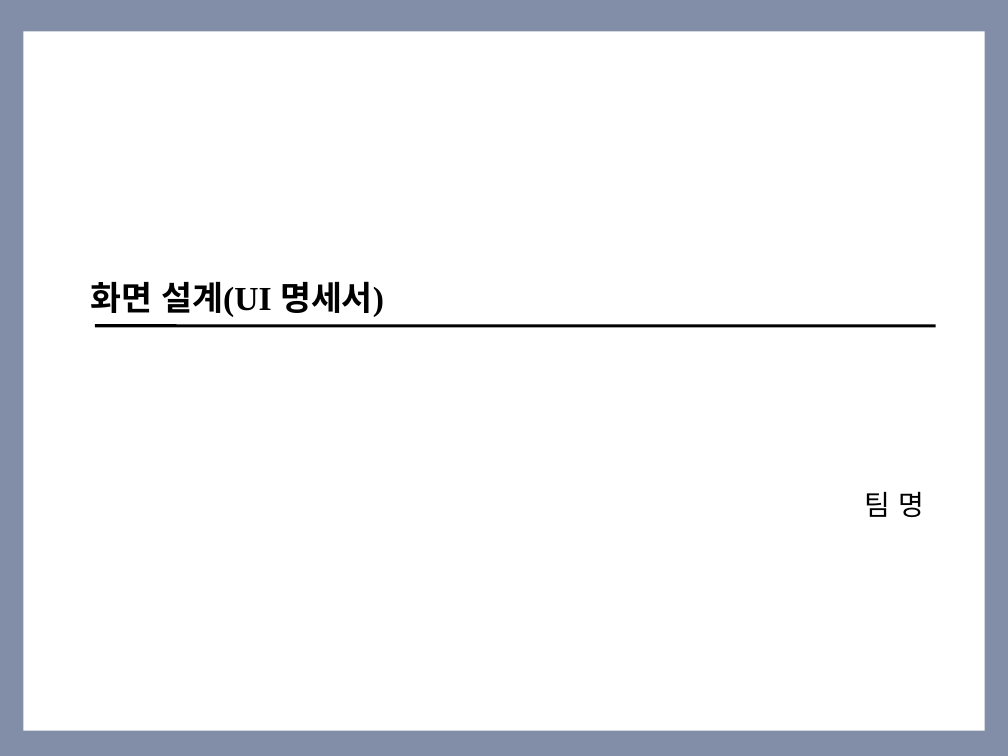
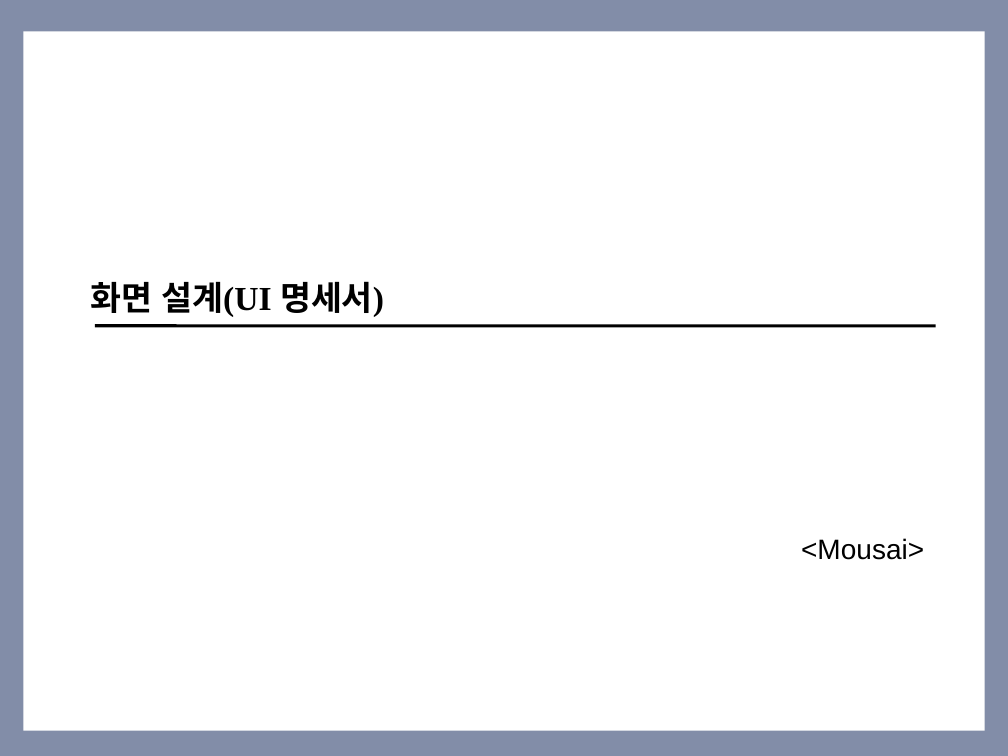
Before and after one commit to SE-admin/SE2017_2_mousai, a slide deck: slide 1 of doc/3_ 설계서/UI Design Template.pptx. Drawn at 1008x756 pixels with LibreOffice and Linux fonts; fonts in the diff are those of the drawing. Boxes give left, top, right and bottom in pixels: in the first picture for what was removed or moved away, otherwise in the second. Text is boxed around its words. In the diff, an @@ line names an element or a change of style, - is before the commit and + after.

```diff
--- a/doc/3_ 설계서/UI Design Template.pptx
+++ b/doc/3_ 설계서/UI Design Template.pptx
@@ text at box(801, 538, 924, 560): text changed @@
-팀 명
+<Mousai>
```
Also in this commit, not shown: 3 other slides changed, 14 slides added.
